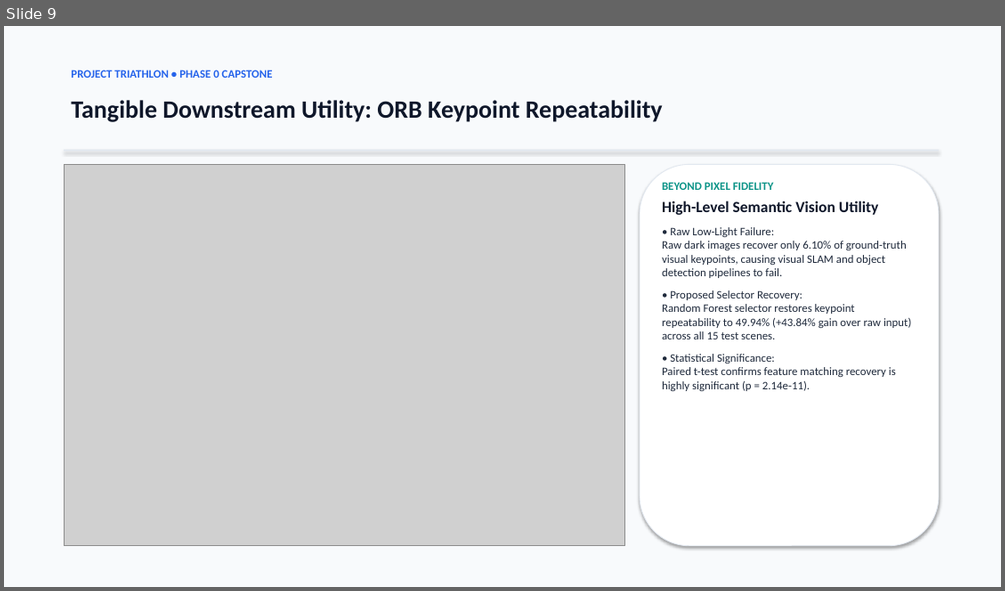
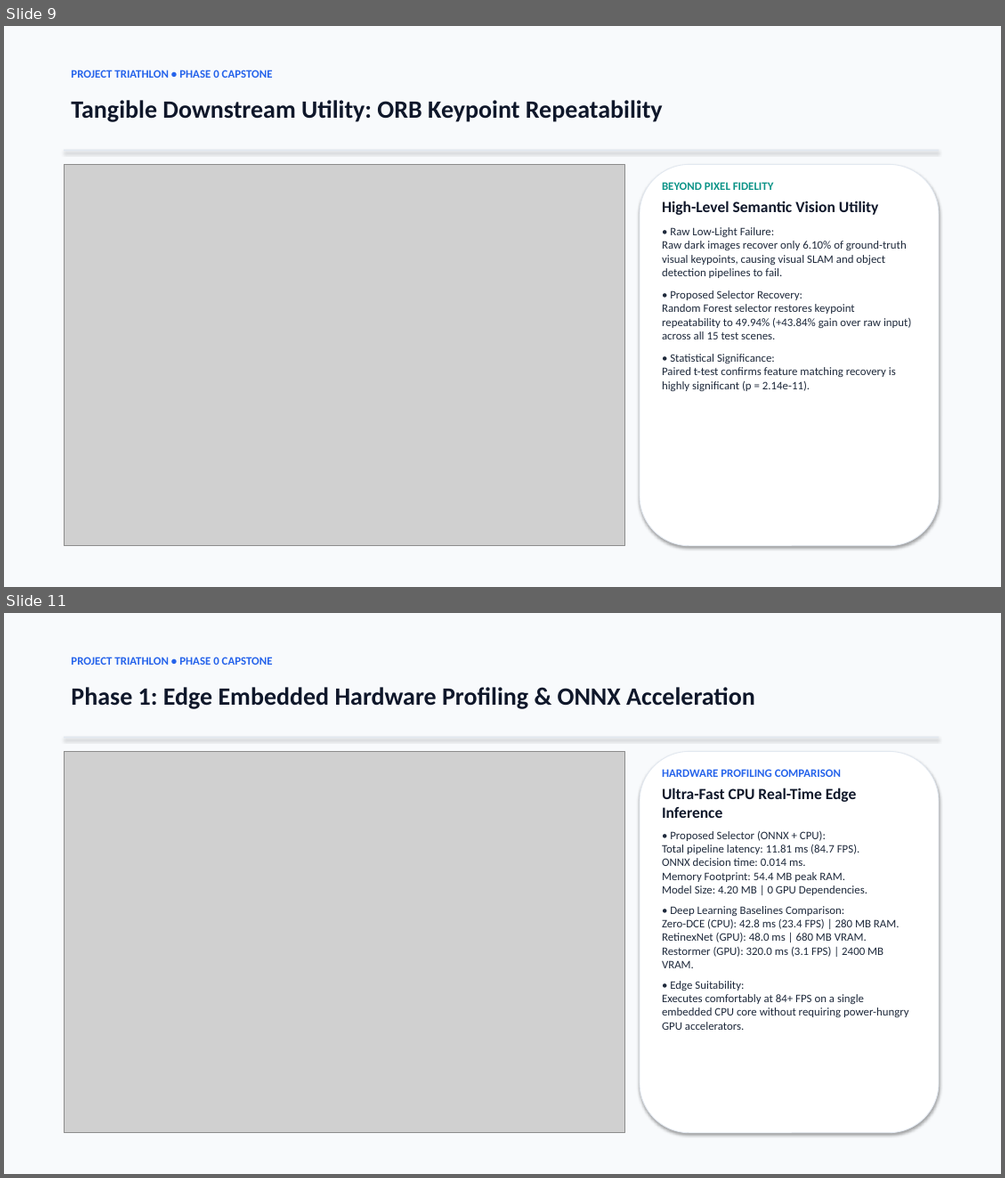
Before and after one commit to Suyashusesgit/Aiml_Sem5, a slide deck: report/Project_Triathlon_Executive_Presentation.pptx. Shown one above the other, each under a label of ours: slide 9 before the commit, slides 9 and 11 after it; the slides between them are not shown. The pictures are 1005x591 and 1005x1178 pixels, drawn with LibreOffice and Linux fonts; fonts in the diff are those of the drawing; grey boxes stand for pictures. Boxes give left, top, right and bottom in pixels: in the first picture for what was removed or moved away, otherwise in the second. Text is boxed around its words. In the diff, an @@ line names an element or a change of style, - is before the commit and + after.

```diff
--- a/report/Project_Triathlon_Executive_Presentation.pptx
+++ b/report/Project_Triathlon_Executive_Presentation.pptx
@@ slide 11 added at <box>4,613,1001,1174</box>, background #FFFFFF @@
@@ rectangle added at <box>4,613,1001,1174</box>, fill #F8FAFC @@
@@ text added at <box>71,657,273,665</box>, 11 pt, text #2563EB, bold @@
+PROJECT TRIATHLON • PHASE 0 CAPSTONE
@@ text added at <box>71,687,755,709</box>, 24 pt, text #0F172A, bold @@
+Phase 1: Edge Embedded Hardware Profiling & ONNX Acceleration
@@ rectangle added at <box>64,737,938,738</box>, fill #E2E8F0 @@
@@ picture added at <box>64,751,624,1133</box> @@
@@ rounded rectangle added at <box>639,751,938,1133</box>, fill #FFFFFF, outline #E2E8F0 0.75 pt @@
@@ text added at <box>662,769,909,1030</box>, 11 pt, text #1E293B @@
+HARDWARE PROFILING COMPARISON
+Ultra-Fast CPU Real-Time Edge Inference
+• Proposed Selector (ONNX + CPU):
+Total pipeline latency: 11.81 ms (84.7 FPS).
+ONNX decision time: 0.014 ms.
+Memory Footprint: 54.4 MB peak RAM.
+Model Size: 4.20 MB | 0 GPU Dependencies.
+• Deep Learning Baselines Comparison:
+Zero-DCE (CPU): 42.8 ms (23.4 FPS) | 280 MB RAM.
+RetinexNet (GPU): 48.0 ms | 680 MB VRAM.
+Restormer (GPU): 320.0 ms (3.1 FPS) | 2400 MB VRAM.
+• Edge Suitability:
+Executes comfortably at 84+ FPS on a single embedded CPU core without requiring power-hungry GPU accelerators.
```
Also in this commit, not shown: 2 slides changed, 2 other slides added, 9 other files.
